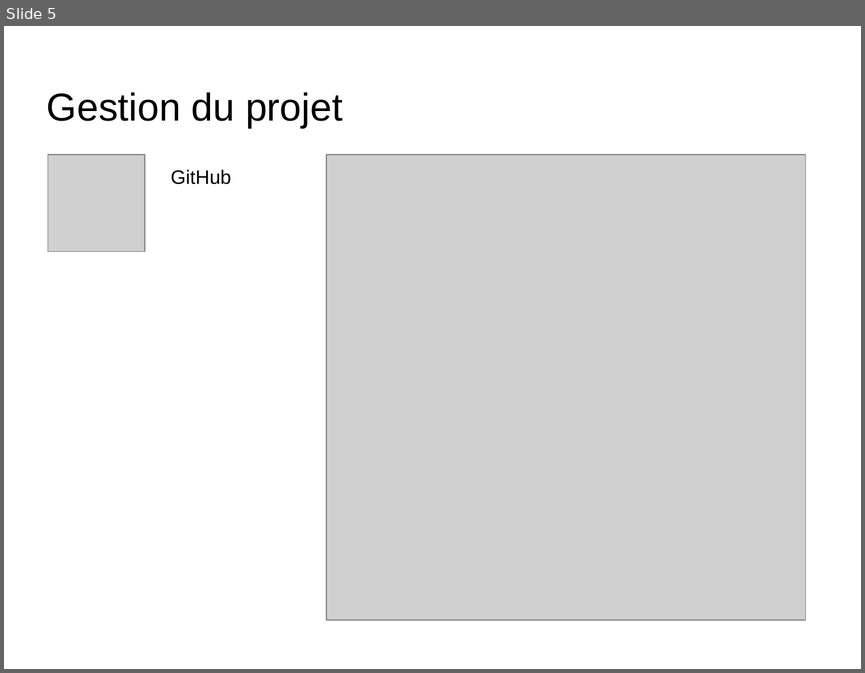
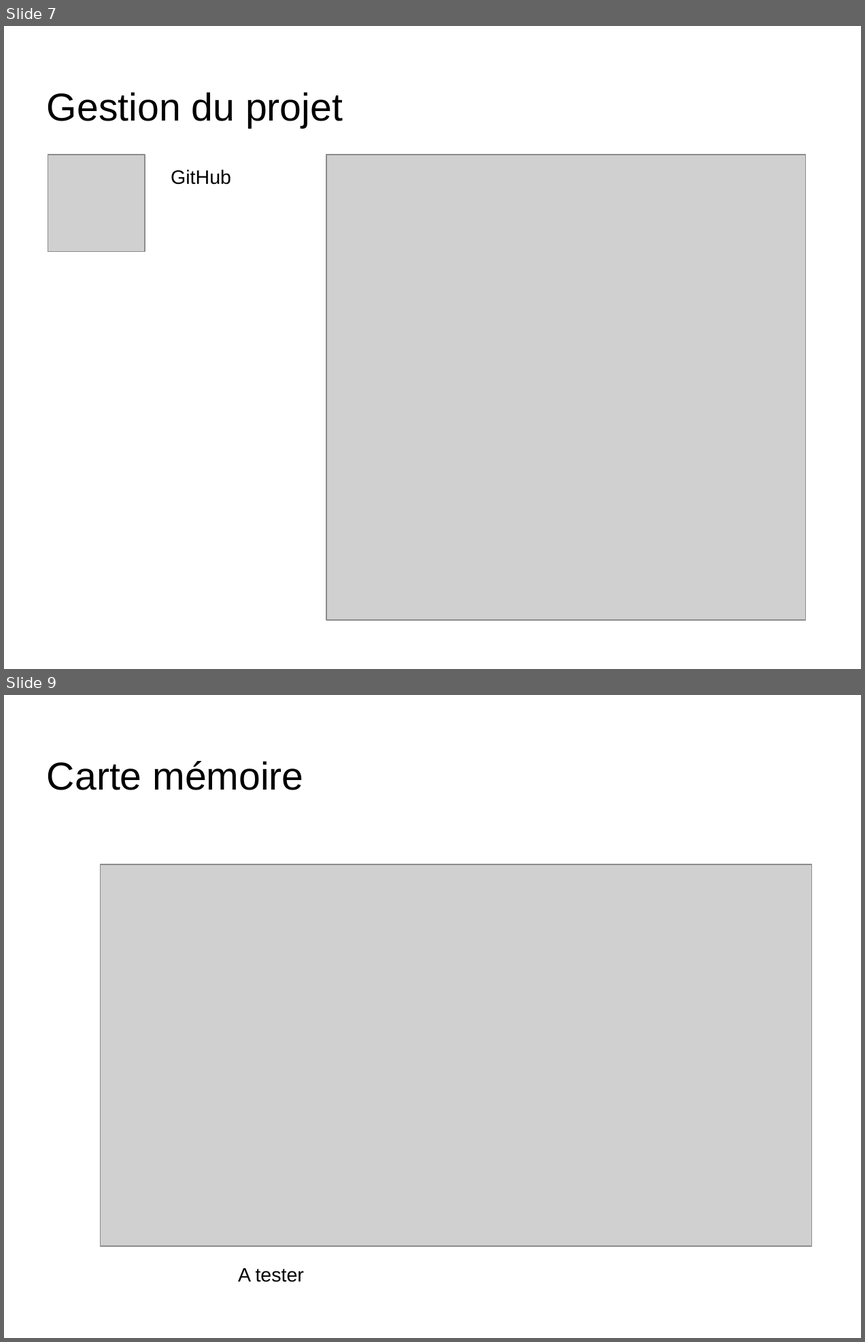
Before and after one commit to ClementM0512/Projet_Ortho, a slide deck: diapo karl Bourgault.odp. Shown one above the other, each under a label of ours: slide 5 before the commit, slides 7 and 9 after it; the slides between them are not shown. The pictures are 865x673 and 865x1342 pixels, drawn with LibreOffice and Linux fonts; fonts in the diff are those of the drawing; grey boxes stand for pictures; background and template pictures are left out. Boxes give left, top, right and bottom in pixels: in the first picture for what was removed or moved away, otherwise in the second. Text is boxed around its words. In the diff, an @@ line names an element or a change of style, - is before the commit and + after.

```diff
--- a/diapo karl Bourgault.odp
+++ b/diapo karl Bourgault.odp
@@ slide 9 added at (4,695,861,1338), background picture (left out) @@
@@ title added at (47,761,303,790), 36 pt, text #000000 @@
+Carte mémoire
@@ picture added at (101,864,812,1246) @@
@@ text added at (238,1268,304,1282), 18 pt, text #000000 @@
+A tester
@@ what was slide 5 is now slide 7 @@
```
Also in this commit, not shown: 5 other slides added, 2 slides removed, 4 other files.
